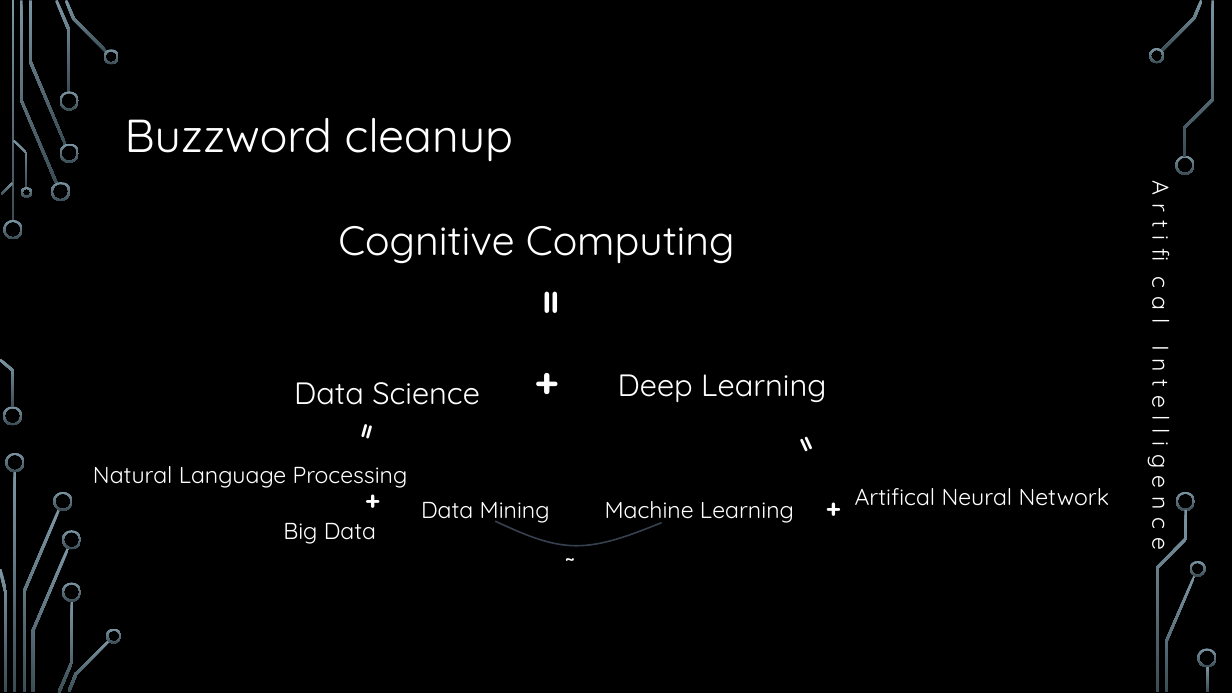
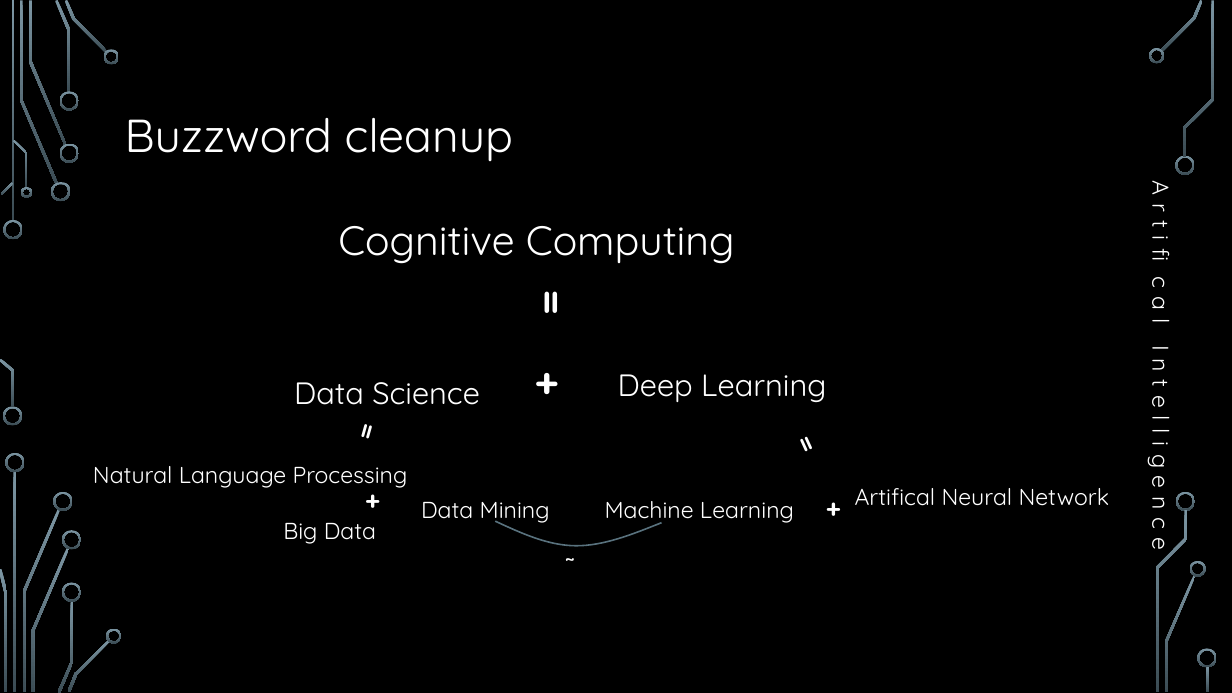
Before and after one commit to hacpro/introduction-machine-learning, a slide deck: slide 17 of presentation.pptx. Drawn at 1232x693 pixels with LibreOffice and Linux fonts; fonts in the diff are those of the drawing; background and template pictures are left out. Boxes give left, top, right and bottom in pixels: in the first picture for what was removed or moved away, otherwise in the second. Text is boxed around its words. In the diff, an @@ line names an element or a change of style, - is before the commit and + after.

```diff
--- a/presentation.pptx
+++ b/presentation.pptx
@@ freeform shape at (495,521,662,546): outline #36404F 1.25 pt to #59727E 1.25 pt @@
```
Also in this commit, not shown: 2 other slides changed, 4 slides added, 7 other files.
